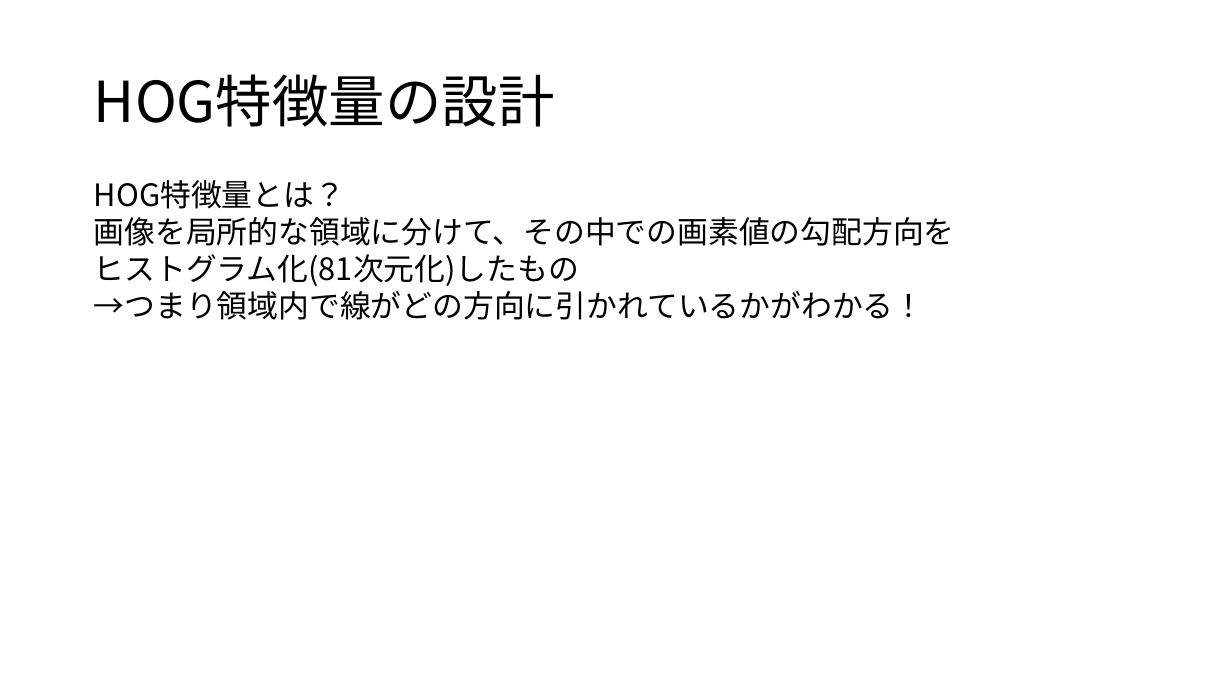
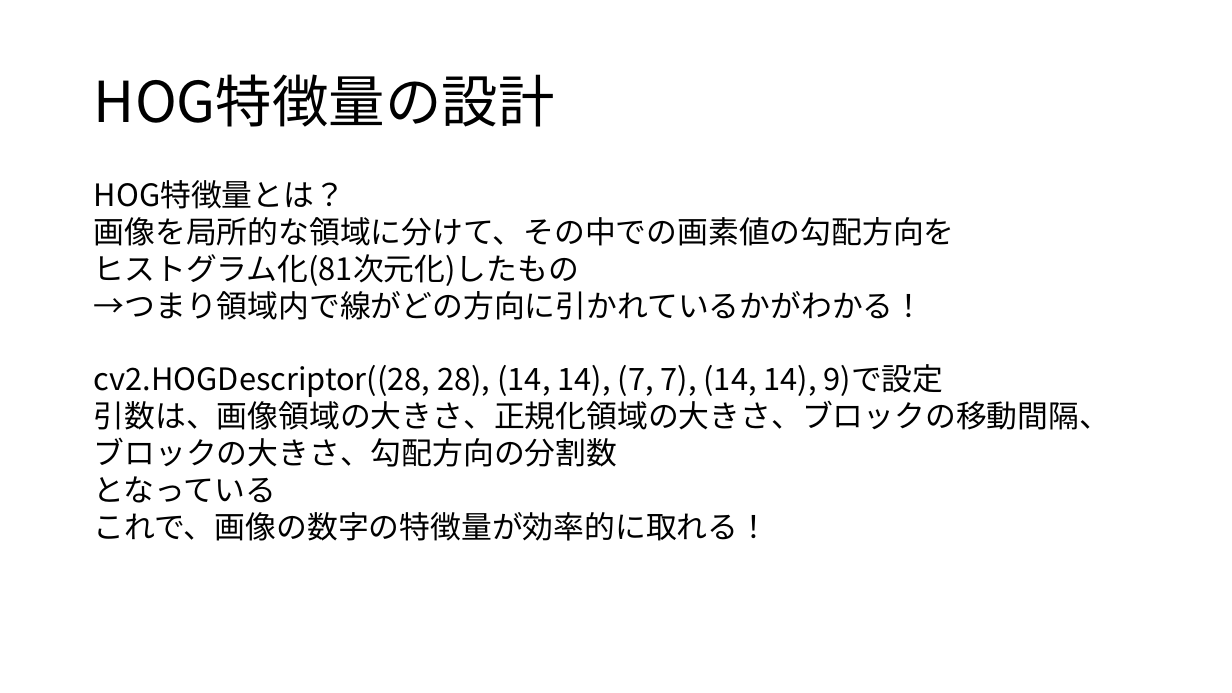
Before and after one commit to Ebichan610/univ_prog_experiment_project, a slide deck: slide 2 of python/ex12/2412747_kadai12.pptx. Drawn at 1232x693 pixels with LibreOffice and Linux fonts; fonts in the diff are those of the drawing. Boxes give left, top, right and bottom in pixels: in the first picture for what was removed or moved away, otherwise in the second. Text is boxed around its words. In the diff, an @@ line names an element or a change of style, - is before the commit and + after.

```diff
--- a/python/ex12/2412747_kadai12.pptx
+++ b/python/ex12/2412747_kadai12.pptx
@@ text at [94, 364, 1110, 541]: paragraphs added @@
+cv2.HOGDescriptor((28, 28), (14, 14), (7, 7), (14, 14), 9)で設定
+引数は、画像領域の大きさ、正規化領域の大きさ、ブロックの移動間隔、
+ブロックの大きさ、勾配方向の分割数
+となっている
+これで、画像の数字の特徴量が効率的に取れる！
```
Also in this commit, not shown: 1 slide added, 2 slides removed, 3 other files.
